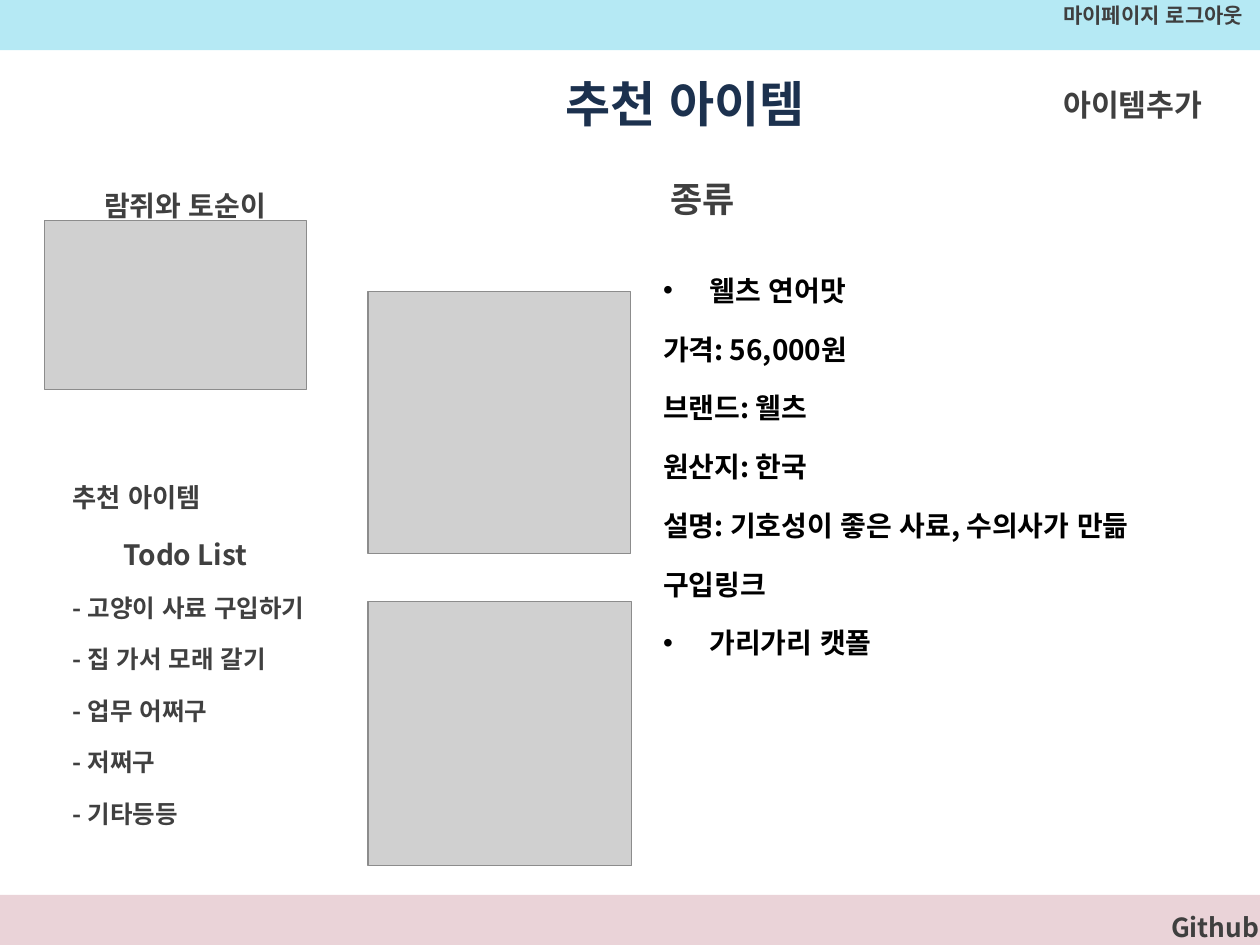
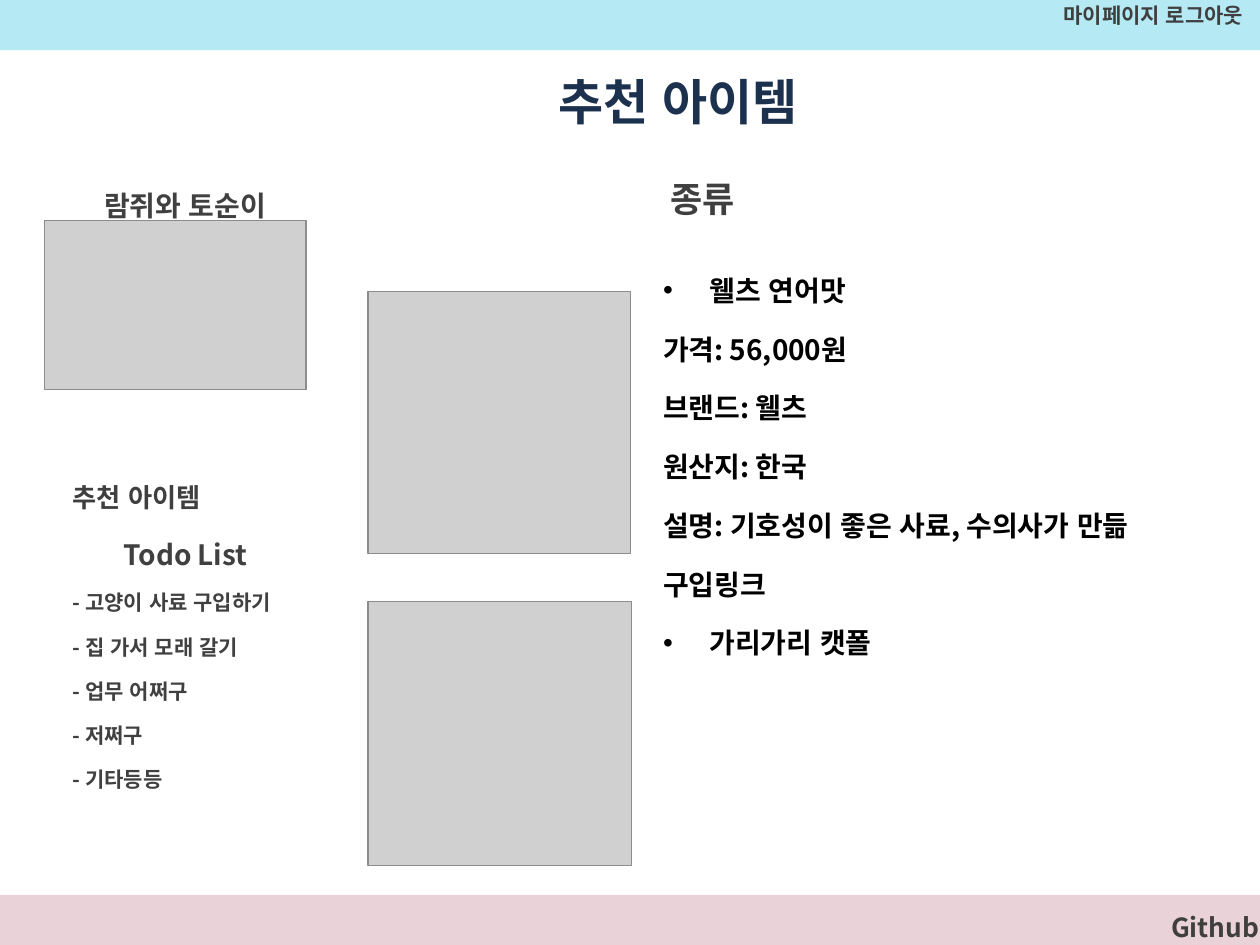
Before and after one commit to paik11012/my_pet_page, a slide deck: slide 4 of 작은 친구 사이트 기획안.pptx. Drawn at 1260x945 pixels with LibreOffice and Linux fonts; fonts in the diff are those of the drawing; grey boxes stand for pictures. Boxes give left, top, right and bottom in pixels: in the first picture for what was removed or moved away, otherwise in the second. Text is boxed around its words. In the diff, an @@ line names an element or a change of style, - is before the commit and + after.

```diff
--- a/작은 친구 사이트 기획안.pptx
+++ b/작은 친구 사이트 기획안.pptx
@@ title "추천 아이템": place and size @@
-title "추천 아이템" at (565,81,804,127)
+title "추천 아이템" at (558,79,797,125)
@@ text removed at (1063,90,1202,119) @@
-아이템추가
@@ text at (85,592,271,789): size 14 to 12 pt in "- 고양이 사료 구입하기", "- 집 가서 모래 갈기", "- 업무 어쩌구", "- 저쩌구" and 1 more places @@
```
Also in this commit, not shown: 2 other slides changed, 9 other files.
